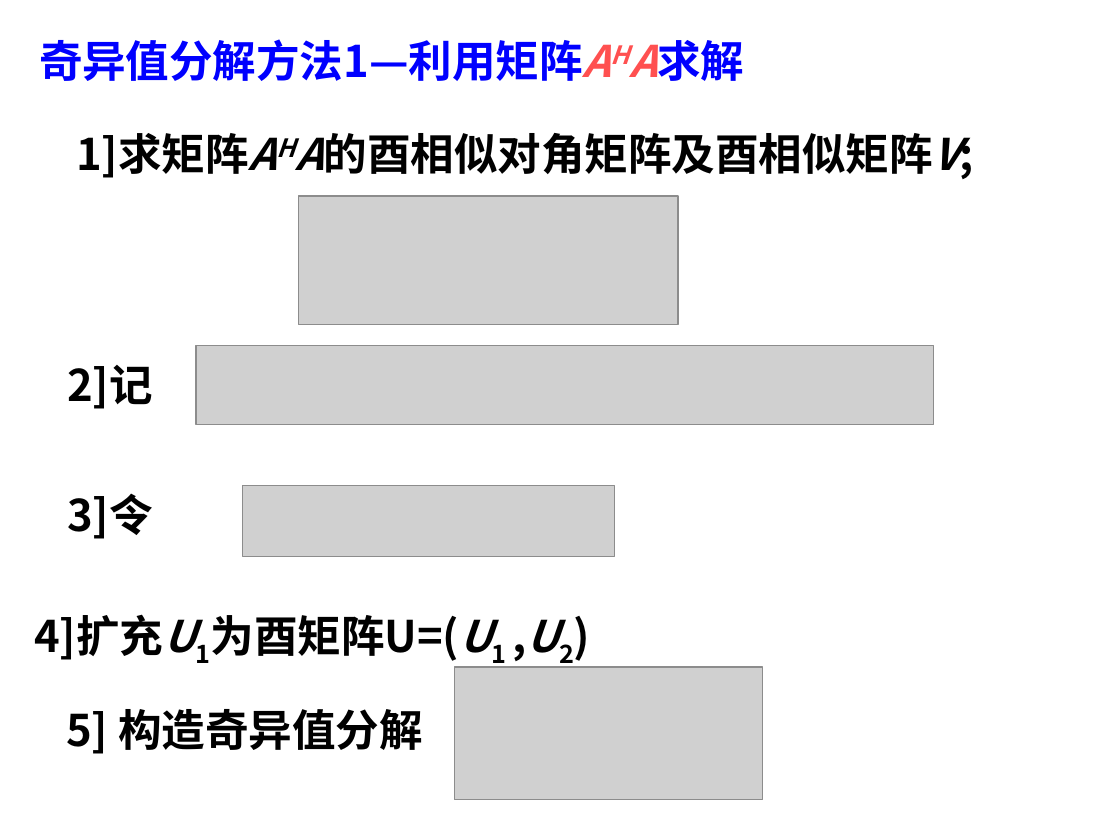
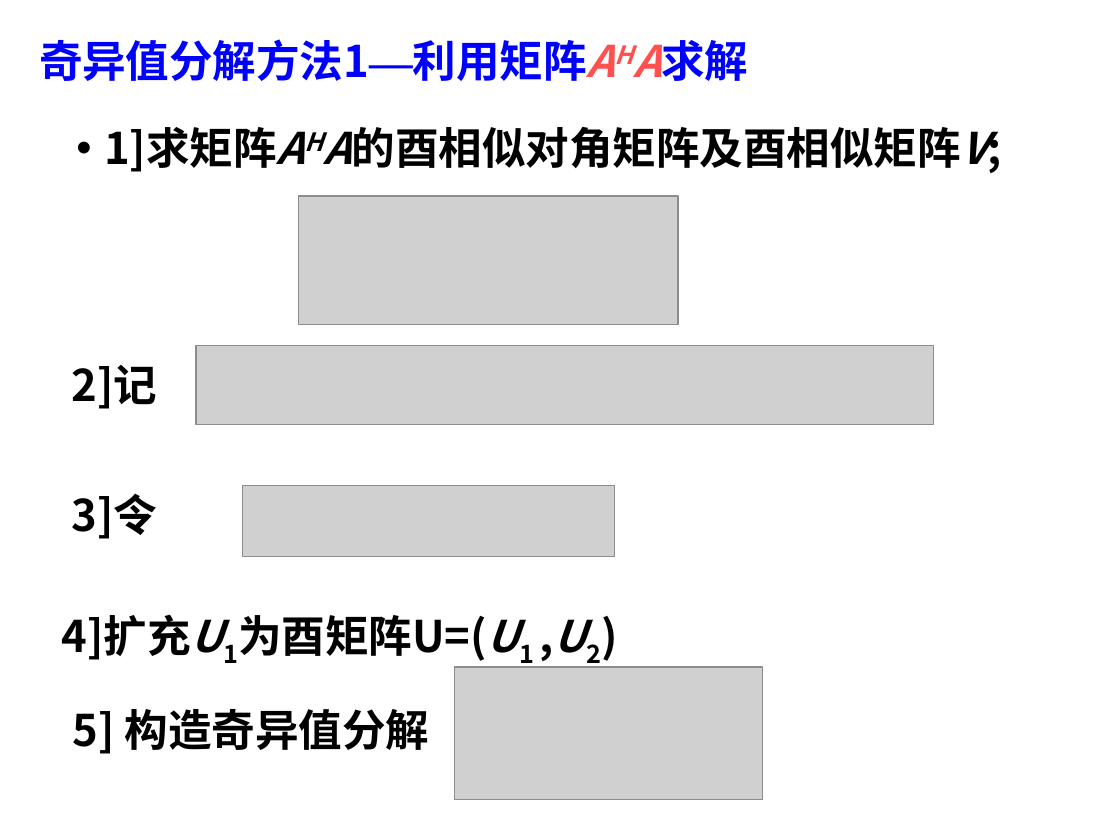
Before and after one commit to wykxwyc/wykxwyc.github.io, a slide deck: slide 13 of files/奇异值分解及应用.ppt. Drawn at 1120x840 pixels with LibreOffice and Linux fonts; fonts in the diff are those of the drawing; grey boxes stand for pictures; background and template pictures are left out. Boxes give left, top, right and bottom in pixels: in the first picture for what was removed or moved away, otherwise in the second. Text is boxed around its words. In the diff, an @@ line names an element or a change of style, - is before the commit and + after.

```diff
--- a/files/奇异值分解及应用.ppt
+++ b/files/奇异值分解及应用.ppt
@@ text "奇异值分解方法1—利用矩阵AHA求解" at [39, 39, 587, 81]: font Noto Sans CJK SC to Times New Roman in "奇异值分解方法1—利用矩阵AHA求解" @@
@@ text "1]求矩阵AHA的酉相似对角矩阵及酉相似矩阵V;" at [104, 127, 277, 172]: bullet none to •; line spacing 1 to 0.9; more space between paragraphs @@
@@ text "2]记": place and size @@
-text "2]记" at [67, 365, 153, 409]
+text "2]记" at [72, 365, 158, 409]
@@ text "3]令": place and size @@
-text "3]令" at [67, 493, 153, 539]
+text "3]令" at [72, 493, 158, 539]
@@ text "4]扩充U1为酉矩阵U=(U1 ,U2)": place and size @@
-text "4]扩充U1为酉矩阵U=(U1 ,U2)" at [34, 614, 163, 660]
+text "4]扩充U1为酉矩阵U=(U1 ,U2)" at [62, 614, 191, 660]
@@ text "5] 构造奇异值分解": place and size @@
-text "5] 构造奇异值分解" at [66, 709, 423, 754]
+text "5] 构造奇异值分解" at [73, 709, 430, 754]
```
Also in this commit, not shown: 16 other slides changed, 3 other files.
